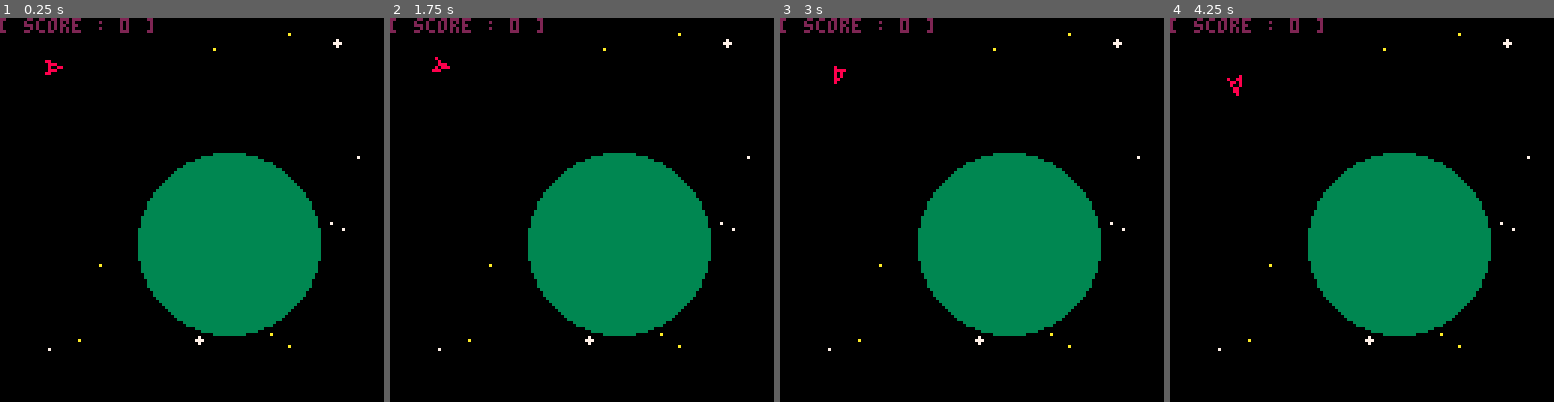
Above: before the commit, frames 1-4 (left to right).
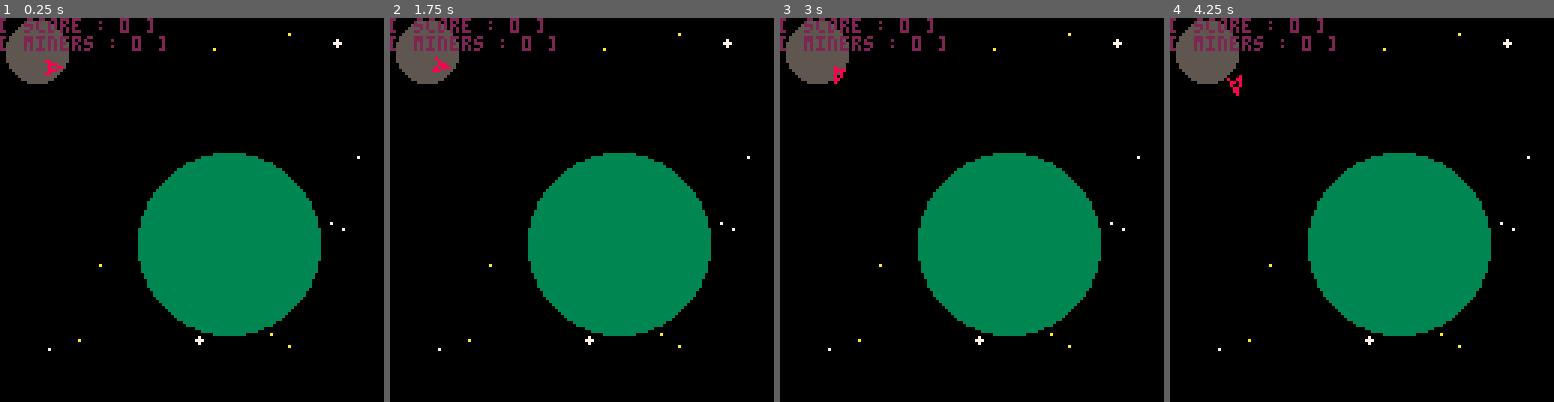
Above: after the commit, the same moments.

Repository: TarkanAl-Kazily/game-jams
Game: PICO-8 cartridge gmtk/main.p8
Same seed, same stepped clock (60 frames per second), same inputs: the game is played once before the commit and once after it.
Inputs:
- Up to frame 1 (0.25 s): no input
- Up to frame 2 (1.75 s): tap O (Z key) at 0.7, 1.7 s; hold Right from 1.6 s (still down)
- Up to frame 3 (3 s): release Right at 2.1 s; tap O (Z key) at 2.1, 2.5, 2.9 s; hold Up 2.15-2.42 s; hold Right from 2.47 s (still down)
- Up to frame 4 (4.25 s): release Right at 3.03 s; hold Left 3.08-3.58 s; tap O (Z key) at 3.3, 3.7, 4.1 s; hold Right from 4.02 s (still down)

The runs differ from the first frame. In frame 1, 2.3% of the frame differs, in the area x 0-43%, y 0-18%; in frame 2, 2.3%; in frame 3, 2.3%; in frame 4, 2.3%.

Commit message:
Version 0.6a
Created miners, and added a place to buy them

Diff:
--- a/gmtk/main.p8
+++ b/gmtk/main.p8
@@ -1,12 +1,13 @@
 pico-8 cartridge // http://www.pico-8.com
 version 29
 __lua__
--- Space Clicker v0_5
+-- Space Clicker v0_6
 -- Tarkan Al-Kazily
 
 _delta_t = 1.0 / 60.0
 time = 0.0
 score = 0
+miner_count = 0
 entities = {}
 camera_pos = {x=0, y=0}
 world_bounds = {min={x=-128, y=-128}, max={x=255, y=255}}
@@ -40,7 +41,10 @@
 function create_miner_zone(x, y, r, cost)
   local result = create_zone(x, y, r, 0)
   result.zone.color = 5
+  result.zone.miner_cost = cost
+  result.zone.miner_growth = 1.25
   result.zone.action = buy_miner
+  return result
 end
 
 function _init()
@@ -49,11 +53,14 @@
   add(entities, player)
   earth = create_zone(64, 64, 30, 1)
   add(entities, earth)
+  mine = create_miner_zone(0, 0, 10, 20)
+  add(entities, mine)
 end
 
 function _update60()
   time += _delta_t
   update_player()
+  update_points()
   update_entities()
   update_camera()
 end
@@ -72,7 +79,8 @@
   -- the cookie
   foreach(entities, draw_zone)
 
-  print("[ score : "..score.." ]", camera_pos.x, camera_pos.y, 2)
+  print("[ score : "..flr(score).." ]", camera_pos.x, camera_pos.y, 2)
+  print("[ miners : "..miner_count.." ]", camera_pos.x, camera_pos.y + 6, 2)
   -- debug
   if _debug then
     print("pos ".. player.pos.x ..", "..player.pos.y)
@@ -212,6 +220,17 @@
   score += e.zone.points
 end
 
+function buy_miner(e)
+  if score > e.zone.miner_cost then
+    score -= e.zone.miner_cost
+    e.zone.miner_cost = flr(e.zone.miner_cost * e.zone.miner_growth)
+    miner_count += 1
+  end
+end
+
+function update_points()
+  score += miner_count * _delta_t * 1.0
+end
 
 -->8
 -- drawing code
